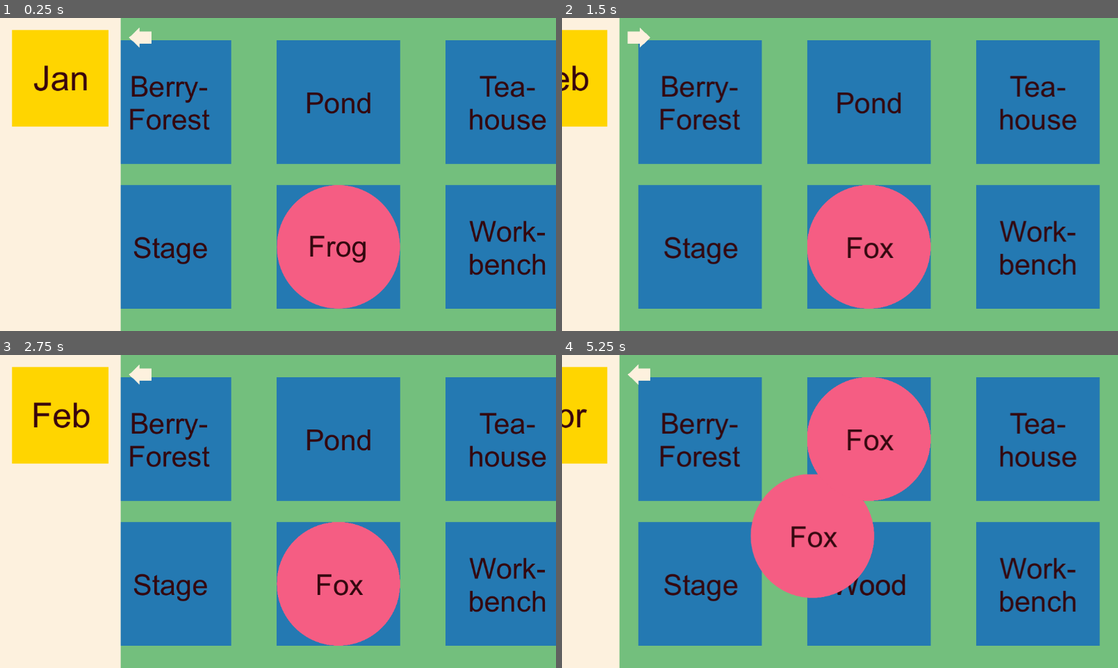
Above: before the commit, frames 1-4 (two rows, left to right).
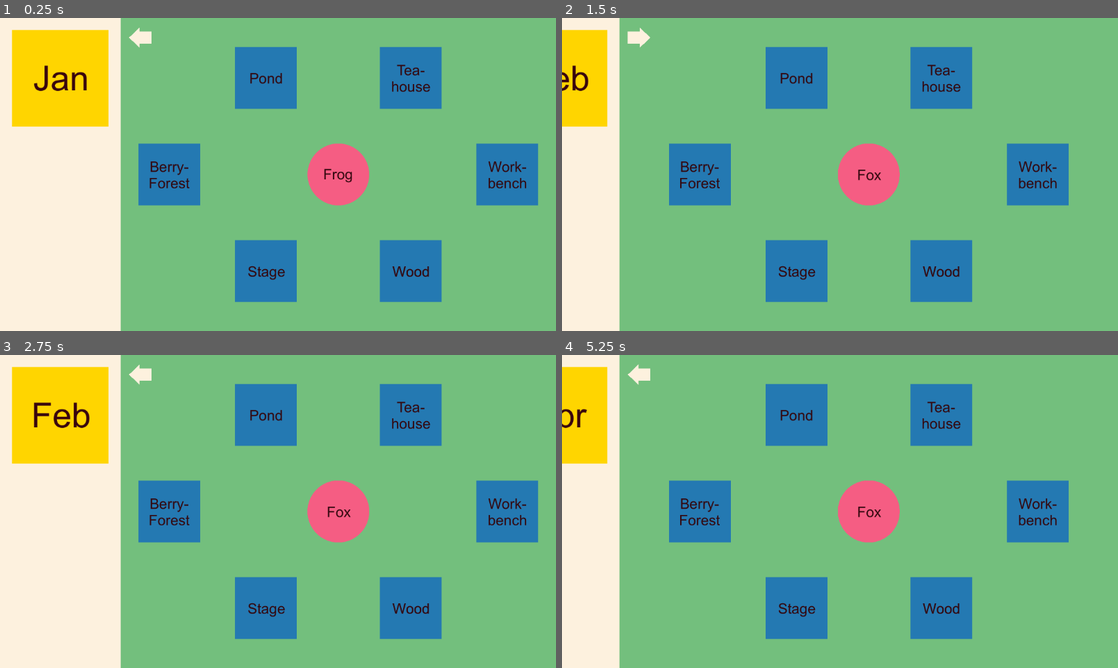
Above: after the commit, the same moments.

Repository: k4444th/Cozy-Moments
Game: Godot game, scene res://scenes/game.tscn
Two runs of this game, one before a commit and one after it. Both use one fixed random seed, a clock stepped at 60 frames per second and the inputs below.
Inputs (mouse positions are in pixels of both pictures, inside the frame that each line leads up to):
- Up to frame 1 (0.25 s): no input
- Up to frame 2 (1.5 s): click (623, 77) at 0.5 s; click (701, 36) at 1.25 s
- Up to frame 3 (2.75 s): click (22, 373) at 2 s
- Up to frame 4 (5.25 s): click (623, 414) at 2.75 s; click (623, 414) at 3.5 s; click (701, 373) at 4.25 s; tap Enter at 5 s; drag from (840, 583) to (673, 439) at 5.02 s

The runs differ from the first frame. In frame 1, 52% of the frame differs, in the area x 21-100%, y 7-93%; in frame 2, 56%; in frame 3, 52%; in frame 4, 58%, in the area x 13-97%, y 7-93%.

Commit message:
Make everything a little smaller

Diff:
--- a/scenes/animal.tscn
+++ b/scenes/animal.tscn
@@ -7,6 +7,7 @@
 radius = 128.062
 
 [node name="Animal" type="Area2D"]
+scale = Vector2(0.5, 0.5)
 script = ExtResource("1_rsu6n")
 
 [node name="Sprite2D" type="Sprite2D" parent="."]
--- a/scenes/game.tscn
+++ b/scenes/game.tscn
@@ -19,22 +19,22 @@
 [node name="Workstation" type="Node2D" parent="."]
 
 [node name="Berryforest" parent="Workstation" instance=ExtResource("4_0tnpc")]
-position = Vector2(-350, -150)
+position = Vector2(-350, 0)
 
 [node name="Pond" parent="Workstation" instance=ExtResource("5_vtaks")]
-position = Vector2(0, -150)
+position = Vector2(-150, -200)
 
 [node name="Stage" parent="Workstation" instance=ExtResource("6_kvpfn")]
-position = Vector2(-350, 150)
+position = Vector2(-150, 200)
 
 [node name="Teahouse" parent="Workstation" instance=ExtResource("7_dinhu")]
-position = Vector2(350, -150)
+position = Vector2(150, -200)
 
 [node name="Wood" parent="Workstation" instance=ExtResource("8_kvuet")]
-position = Vector2(0, 150)
+position = Vector2(150, 200)
 
 [node name="Workbench" parent="Workstation" instance=ExtResource("2_iywne")]
-position = Vector2(350, 150)
+position = Vector2(350, 0)
 
 [node name="Animals" type="Node2D" parent="."]
 
--- a/scenes/workstations/berryforest.tscn
+++ b/scenes/workstations/berryforest.tscn
@@ -6,6 +6,7 @@
 size = Vector2(256, 256)
 
 [node name="Berryforest" type="Area2D"]
+scale = Vector2(0.5, 0.5)
 
 [node name="Sprite2D" type="Sprite2D" parent="."]
 texture = ExtResource("1_nxc7p")
--- a/scenes/workstations/pond.tscn
+++ b/scenes/workstations/pond.tscn
@@ -6,6 +6,7 @@
 size = Vector2(256, 256)
 
 [node name="Pond" type="Area2D"]
+scale = Vector2(0.5, 0.5)
 
 [node name="Sprite2D" type="Sprite2D" parent="."]
 texture = ExtResource("1_4h7al")
--- a/scenes/workstations/stage.tscn
+++ b/scenes/workstations/stage.tscn
@@ -6,6 +6,7 @@
 size = Vector2(256, 256)
 
 [node name="Stage" type="Area2D"]
+scale = Vector2(0.5, 0.5)
 
 [node name="Sprite2D" type="Sprite2D" parent="."]
 texture = ExtResource("1_8rem4")
--- a/scenes/workstations/teahouse.tscn
+++ b/scenes/workstations/teahouse.tscn
@@ -6,6 +6,7 @@
 size = Vector2(256, 256)
 
 [node name="Teahouse" type="Area2D"]
+scale = Vector2(0.5, 0.5)
 
 [node name="Sprite2D" type="Sprite2D" parent="."]
 texture = ExtResource("1_3vydf")
--- a/scenes/workstations/wood.tscn
+++ b/scenes/workstations/wood.tscn
@@ -6,6 +6,7 @@
 size = Vector2(256, 256)
 
 [node name="Wood" type="Area2D"]
+scale = Vector2(0.5, 0.5)
 
 [node name="Sprite2D" type="Sprite2D" parent="."]
 texture = ExtResource("1_y25wi")
--- a/scenes/workstations/workbench.tscn
+++ b/scenes/workstations/workbench.tscn
@@ -6,6 +6,7 @@
 size = Vector2(256, 256)
 
 [node name="Workbench" type="Area2D"]
+scale = Vector2(0.5, 0.5)
 
 [node name="Sprite2D" type="Sprite2D" parent="."]
 texture = ExtResource("1_4ij56")
--- a/scripts/game.gd
+++ b/scripts/game.gd
@@ -18,7 +18,6 @@
 	showAnimals()
 
 func showAnimals():
-	print("hello")
 	for animal in Gamemanager.currentRound["availableAnimals"]:
 		var animalNode = animalScenes[Gamemanager.animalList.find(animal.name)].instantiate()
 		animalContainer.add_child(animalNode)
